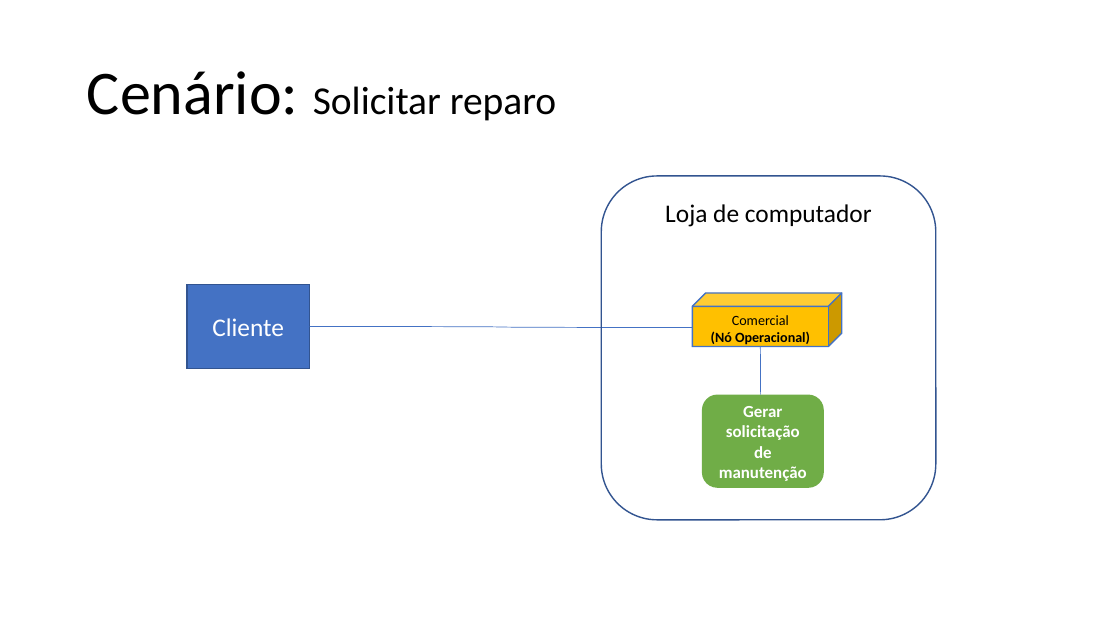
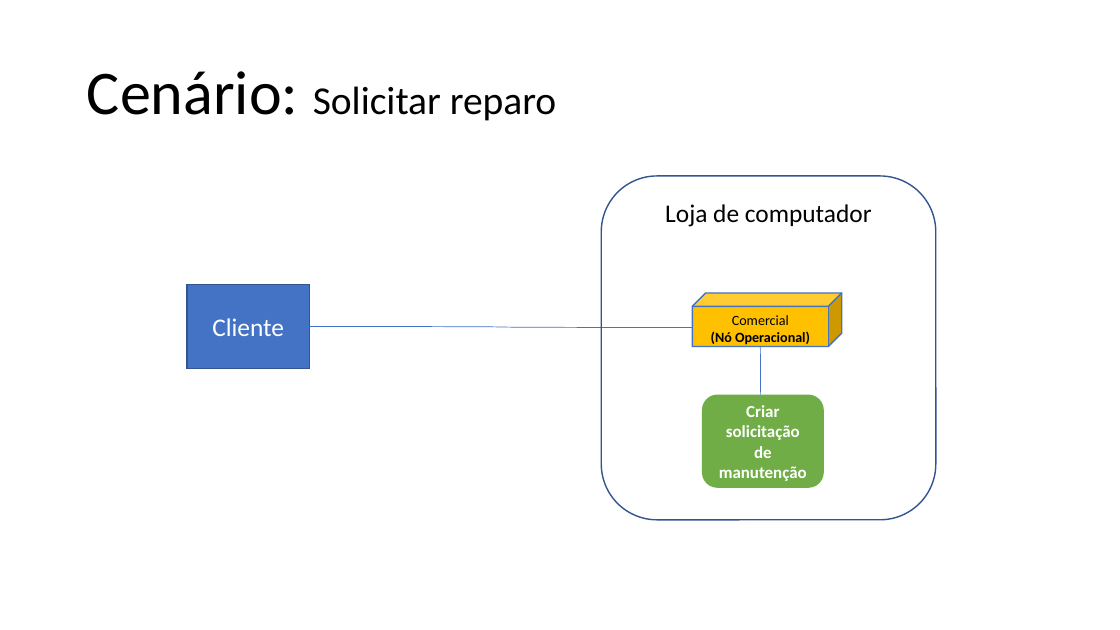
Before and after one commit to lmoraesImpacta/OPE, a slide deck: slide 4 of Artefatos/15-ArquiteturaDeNegocioParaCadaCenario.pptx. Drawn at 1120x630 pixels with LibreOffice and Linux fonts; fonts in the diff are those of the drawing. Boxes give left, top, right and bottom in pixels: in the first picture for what was removed or moved away, otherwise in the second. Text is boxed around its words. In the diff, an @@ line names an element or a change of style, - is before the commit and + after.

```diff
--- a/Artefatos/15-ArquiteturaDeNegocioParaCadaCenario.pptx
+++ b/Artefatos/15-ArquiteturaDeNegocioParaCadaCenario.pptx
@@ text in rounded rectangle at [719,405,807,481]: text changed @@
-Gerar solicitação de manutenção
+Criar solicitação de manutenção
```
Also in this commit, not shown: 1 other slide changed.
